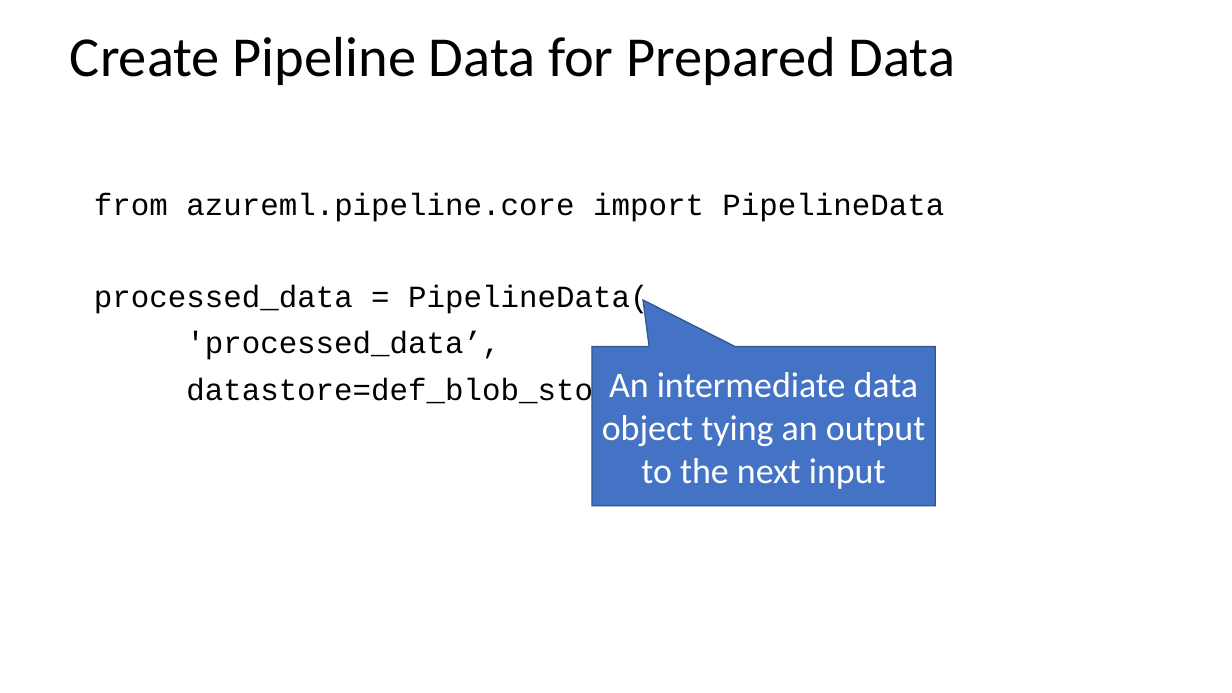
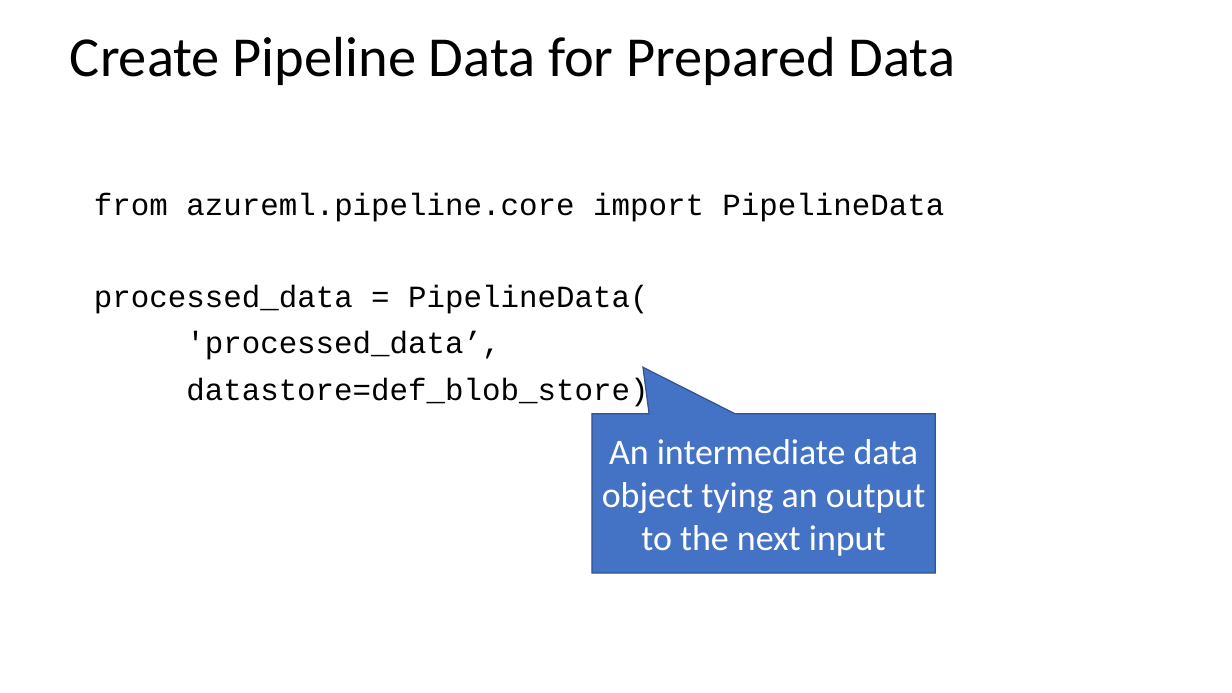
Before and after one commit to pietheinstrengholt/azure-ml-data-science-400, a slide deck: slide 29 of day-02/Day 2 - AML Bootcamp.pptx. Drawn at 1232x693 pixels with LibreOffice and Linux fonts; fonts in the diff are those of the drawing. Boxes give left, top, right and bottom in pixels: in the first picture for what was removed or moved away, otherwise in the second. Text is boxed around its words. In the diff, an @@ line names an element or a change of style, - is before the commit and + after.

```diff
--- a/day-02/Day 2 - AML Bootcamp.pptx
+++ b/day-02/Day 2 - AML Bootcamp.pptx
@@ speech box "An intermediate data object tying ...": place and size @@
-speech box "An intermediate data object tying ..." at bbox=[592, 347, 936, 506]
+speech box "An intermediate data object tying ..." at bbox=[592, 414, 936, 573]
```
Also in this commit, not shown: 10 other slides changed.
